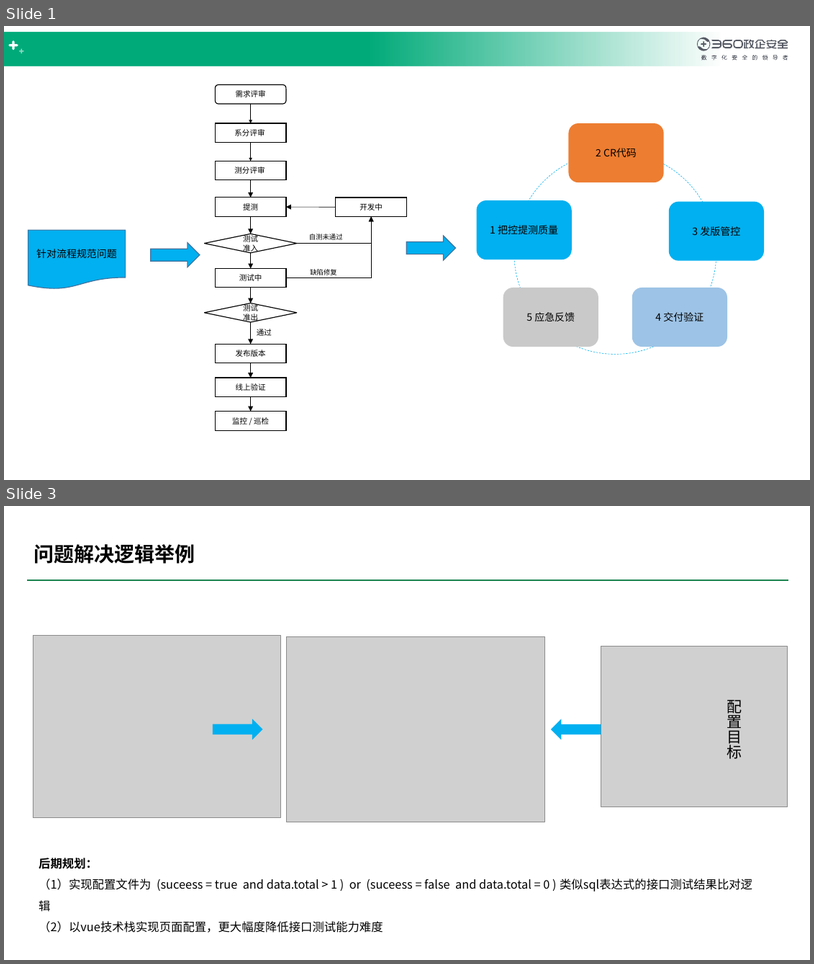
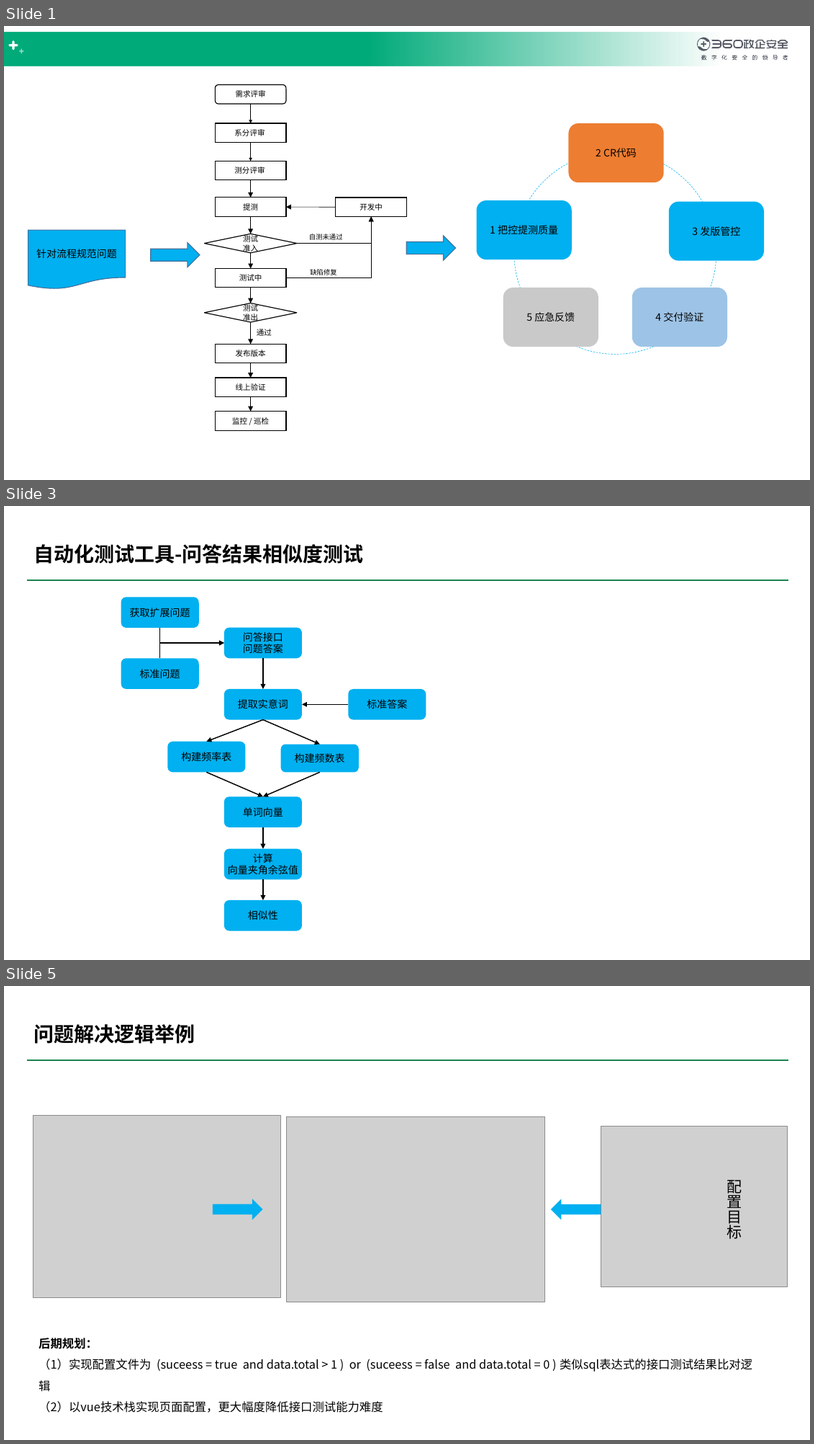
Before and after one commit to xidianlina/sql, a slide deck: 0-nspm.pptx. Shown one above the other, each under a label of ours: slides 1 and 3 before the commit, slides 1, 3 and 5 after it; the slides between them are not shown. The pictures are 814x964 and 814x1444 pixels, drawn with LibreOffice and Linux fonts; fonts in the diff are those of the drawing; grey boxes stand for pictures; background and template pictures are left out. Boxes give left, top, right and bottom in pixels: in the first picture for what was removed or moved away, otherwise in the second. Text is boxed around its words. In the diff, an @@ line names an element or a change of style, - is before the commit and + after.

```diff
--- a/0-nspm.pptx
+++ b/0-nspm.pptx
@@ slide 3 added at (x1=4, y1=506, x2=810, y2=960), background #FFFFFF; not listed: 1 template element that a slide beside it also shows @@
@@ title added at (x1=34, y1=544, x2=363, y2=564), 24 pt, text #000000, bold @@
+自动化测试工具-问答结果相似度测试
@@ rounded rectangle added at (x1=121, y1=597, x2=199, y2=628), fill #00B0F0, 12 pt, text #000000 @@
+获取扩展问题
@@ elbow arrow added from (160, 628) to (224, 643), #000000 1.25 pt @@
@@ rounded rectangle added at (x1=224, y1=628, x2=302, y2=659), fill #00B0F0, 12 pt, text #000000 @@
+问答接口
+问题答案
@@ elbow arrow added from (160, 659) to (224, 643), #000000 1.25 pt @@
@@ rounded rectangle added at (x1=121, y1=659, x2=199, y2=690), fill #00B0F0, 12 pt, text #000000 @@
+标准问题
@@ arrow added from (263, 659) to (263, 689), #000000 1.25 pt @@
@@ rounded rectangle added at (x1=224, y1=689, x2=302, y2=720), fill #00B0F0, 12 pt, text #000000 @@
+提取实意词
@@ rounded rectangle added at (x1=348, y1=689, x2=426, y2=720), fill #00B0F0, 12 pt, text #000000 @@
+标准答案
@@ arrow added from (263, 720) to (206, 741), #000000 1.25 pt @@
@@ arrow added from (263, 720) to (320, 744), #000000 1.25 pt @@
@@ arrow added from (348, 705) to (302, 705), #000000 1.25 pt @@
@@ rounded rectangle added at (x1=168, y1=741, x2=246, y2=772), fill #00B0F0, 12 pt, text #000000 @@
+构建频率表
@@ rounded rectangle added at (x1=281, y1=744, x2=359, y2=772), fill #00B0F0, 12 pt, text #000000 @@
+构建频数表
@@ arrow added from (206, 772) to (263, 796), #000000 1.25 pt @@
@@ arrow added from (320, 772) to (263, 796), #000000 1.25 pt @@
@@ rounded rectangle added at (x1=224, y1=796, x2=302, y2=827), fill #00B0F0, 12 pt, text #000000 @@
+单词向量
@@ arrow added from (263, 827) to (263, 849), #000000 1.25 pt @@
@@ rounded rectangle added at (x1=224, y1=849, x2=302, y2=879), fill #00B0F0, 12 pt, text #000000 @@
+计算
+向量夹角余弦值
@@ arrow added from (263, 879) to (263, 900), #000000 1.25 pt @@
@@ rounded rectangle added at (x1=224, y1=900, x2=302, y2=931), fill #00B0F0, 12 pt, text #000000 @@
+相似性
@@ what was slide 3 is now slide 5 @@
```
Also in this commit, not shown: 1 other slide added.
